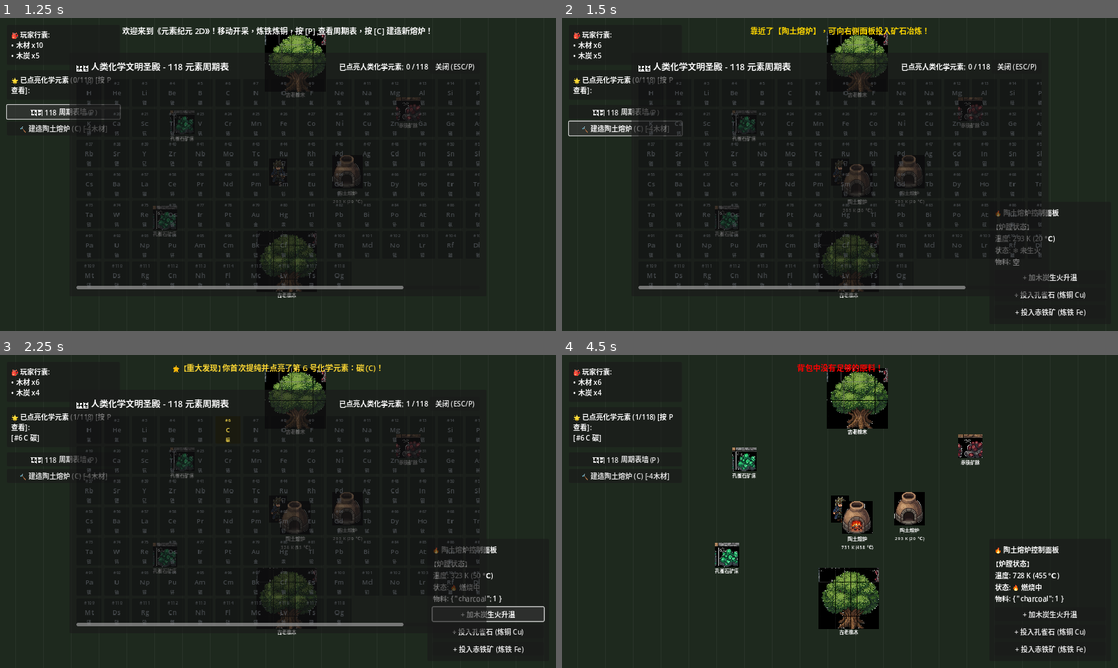
Above: before the commit, frames 1-4 (two rows, left to right).
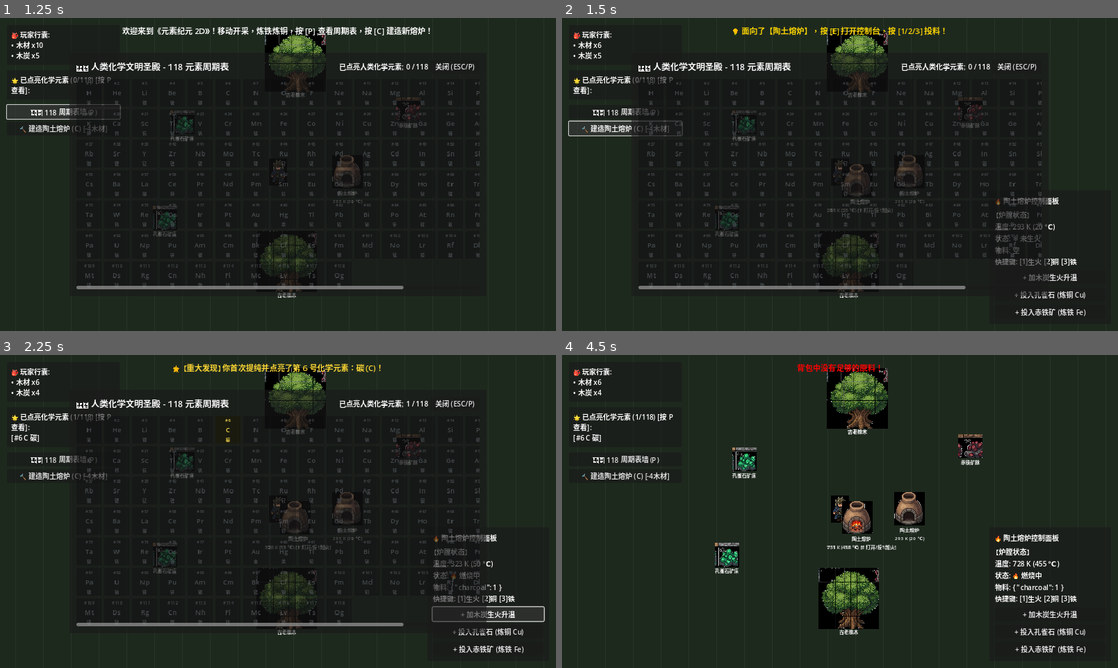
Above: after the commit, the same moments.

Repository: imlinhanchao/elemental-earth-2d
Game: Godot game, scene res://src/scenes/world.tscn
The game is run twice, just before and just after one commit, with the same random seed, the same clock (stepped at 60 frames per second) and the same inputs.
Inputs:
- Up to frame 1 (1.25 s): click "🏛️ 118 周期表墙 (P)" at 0.5 s
- Up to frame 2 (1.5 s): click "🔨 建造陶土熔炉 (C) [-4木材]" at 1.25 s
- Up to frame 3 (2.25 s): click "+ 加木炭生火升温" at 2 s
- Up to frame 4 (4.5 s): click "+ 投入孔雀石 (炼铜 Cu)" at 2.75 s; click "+ 投入赤铁矿 (炼铁 Fe)" at 3.5 s; click "关闭 (ESC/P)" at 4.25 s

Frame 1 is identical in both runs. In frame 2, 1.5% of the frame differs, in the area x 30-93%, y 2-80%; in frame 3, 0.9%; in frame 4, 1.2%.

Commit message:
feat: implement keyboard-first & gamepad-ready interaction model with raycast detection and quick actions

Diff:
--- a/project.godot
+++ b/project.godot
@@ -25,6 +25,84 @@
 window/stretch/mode="canvas_items"
 window/stretch/aspect="expand"
 
+[input]
+
+move_left={
+"deadzone": 0.5,
+"events": [Object(InputEventKey,"resource_local_to_scene":false,"resource_name":"","device":-1,"window_id":0,"alt_pressed":false,"shift_pressed":false,"ctrl_pressed":false,"meta_pressed":false,"pressed":false,"keycode":0,"physical_keycode":65,"key_label":0,"unicode":97,"echo":false,"script":null)
+, Object(InputEventKey,"resource_local_to_scene":false,"resource_name":"","device":-1,"window_id":0,"alt_pressed":false,"shift_pressed":false,"ctrl_pressed":false,"meta_pressed":false,"pressed":false,"keycode":0,"physical_keycode":4194319,"key_label":0,"unicode":0,"echo":false,"script":null)
+, Object(InputEventJoypadMotion,"resource_local_to_scene":false,"resource_name":"","device":-1,"axis":0,"axis_value":-1.0,"script":null)
+, Object(InputEventJoypadButton,"resource_local_to_scene":false,"resource_name":"","device":-1,"button_index":13,"pressure":0.0,"pressed":false,"script":null)
+]
+}
+move_right={
+"deadzone": 0.5,
+"events": [Object(InputEventKey,"resource_local_to_scene":false,"resource_name":"","device":-1,"window_id":0,"alt_pressed":false,"shift_pressed":false,"ctrl_pressed":false,"meta_pressed":false,"pressed":false,"keycode":0,"physical_keycode":68,"key_label":0,"unicode":100,"echo":false,"script":null)
+, Object(InputEventKey,"resource_local_to_scene":false,"resource_name":"","device":-1,"window_id":0,"alt_pressed":false,"shift_pressed":false,"ctrl_pressed":false,"meta_pressed":false,"pressed":false,"keycode":0,"physical_keycode":4194321,"key_label":0,"unicode":0,"echo":false,"script":null)
+, Object(InputEventJoypadMotion,"resource_local_to_scene":false,"resource_name":"","device":-1,"axis":0,"axis_value":1.0,"script":null)
+, Object(InputEventJoypadButton,"resource_local_to_scene":false,"resource_name":"","device":-1,"button_index":14,"pressure":0.0,"pressed":false,"script":null)
+]
+}
+move_up={
+"deadzone": 0.5,
+"events": [Object(InputEventKey,"resource_local_to_scene":false,"resource_name":"","device":-1,"window_id":0,"alt_pressed":false,"shift_pressed":false,"ctrl_pressed":false,"meta_pressed":false,"pressed":false,"keycode":0,"physical_keycode":87,"key_label":0,"unicode":119,"echo":false,"script":null)
+, Object(InputEventKey,"resource_local_to_scene":false,"resource_name":"","device":-1,"window_id":0,"alt_pressed":false,"shift_pressed":false,"ctrl_pressed":false,"meta_pressed":false,"pressed":false,"keycode":0,"physical_keycode":4194320,"key_label":0,"unicode":0,"echo":false,"script":null)
+, Object(InputEventJoypadMotion,"resource_local_to_scene":false,"resource_name":"","device":-1,"axis":1,"axis_value":-1.0,"script":null)
+, Object(InputEventJoypadButton,"resource_local_to_scene":false,"resource_name":"","device":-1,"button_index":11,"pressure":0.0,"pressed":false,"script":null)
+]
+}
+move_down={
+"deadzone": 0.5,
+"events": [Object(InputEventKey,"resource_local_to_scene":false,"resource_name":"","device":-1,"window_id":0,"alt_pressed":false,"shift_pressed":false,"ctrl_pressed":false,"meta_pressed":false,"pressed":false,"keycode":0,"physical_keycode":83,"key_label":0,"unicode":115,"echo":false,"script":null)
+, Object(InputEventKey,"resource_local_to_scene":false,"resource_name":"","device":-1,"window_id":0,"alt_pressed":false,"shift_pressed":false,"ctrl_pressed":false,"meta_pressed":false,"pressed":false,"keycode":0,"physical_keycode":4194322,"key_label":0,"unicode":0,"echo":false,"script":null)
+, Object(InputEventJoypadMotion,"resource_local_to_scene":false,"resource_name":"","device":-1,"axis":1,"axis_value":1.0,"script":null)
+, Object(InputEventJoypadButton,"resource_local_to_scene":false,"resource_name":"","device":-1,"button_index":12,"pressure":0.0,"pressed":false,"script":null)
+]
+}
+action_primary={
+"deadzone": 0.5,
+"events": [Object(InputEventKey,"resource_local_to_scene":false,"resource_name":"","device":-1,"window_id":0,"alt_pressed":false,"shift_pressed":false,"ctrl_pressed":false,"meta_pressed":false,"pressed":false,"keycode":0,"physical_keycode":32,"key_label":0,"unicode":32,"echo":false,"script":null)
+, Object(InputEventKey,"resource_local_to_scene":false,"resource_name":"","device":-1,"window_id":0,"alt_pressed":false,"shift_pressed":false,"ctrl_pressed":false,"meta_pressed":false,"pressed":false,"keycode":0,"physical_keycode":74,"key_label":0,"unicode":106,"echo":false,"script":null)
+, Object(InputEventJoypadButton,"resource_local_to_scene":false,"resource_name":"","device":-1,"button_index":0,"pressure":0.0,"pressed":false,"script":null)
+]
+}
+interact={
+"deadzone": 0.5,
+"events": [Object(InputEventKey,"resource_local_to_scene":false,"resource_name":"","device":-1,"window_id":0,"alt_pressed":false,"shift_pressed":false,"ctrl_pressed":false,"meta_pressed":false,"pressed":false,"keycode":0,"physical_keycode":69,"key_label":0,"unicode":101,"echo":false,"script":null)
+, Object(InputEventJoypadButton,"resource_local_to_scene":false,"resource_name":"","device":-1,"button_index":2,"pressure":0.0,"pressed":false,"script":null)
+]
+}
+open_periodic={
+"deadzone": 0.5,
+"events": [Object(InputEventKey,"resource_local_to_scene":false,"resource_name":"","device":-1,"window_id":0,"alt_pressed":false,"shift_pressed":false,"ctrl_pressed":false,"meta_pressed":false,"pressed":false,"keycode":0,"physical_keycode":80,"key_label":0,"unicode":112,"echo":false,"script":null)
+, Object(InputEventJoypadButton,"resource_local_to_scene":false,"resource_name":"","device":-1,"button_index":4,"pressure":0.0,"pressed":false,"script":null)
+]
+}
+open_build={
+"deadzone": 0.5,
+"events": [Object(InputEventKey,"resource_local_to_scene":false,"resource_name":"","device":-1,"window_id":0,"alt_pressed":false,"shift_pressed":false,"ctrl_pressed":false,"meta_pressed":false,"pressed":false,"keycode":0,"physical_keycode":67,"key_label":0,"unicode":99,"echo":false,"script":null)
+, Object(InputEventKey,"resource_local_to_scene":false,"resource_name":"","device":-1,"window_id":0,"alt_pressed":false,"shift_pressed":false,"ctrl_pressed":false,"meta_pressed":false,"pressed":false,"keycode":0,"physical_keycode":66,"key_label":0,"unicode":98,"echo":false,"script":null)
+, Object(InputEventJoypadButton,"resource_local_to_scene":false,"resource_name":"","device":-1,"button_index":3,"pressure":0.0,"pressed":false,"script":null)
+]
+}
+quick_action_1={
+"deadzone": 0.5,
+"events": [Object(InputEventKey,"resource_local_to_scene":false,"resource_name":"","device":-1,"window_id":0,"alt_pressed":false,"shift_pressed":false,"ctrl_pressed":false,"meta_pressed":false,"pressed":false,"keycode":0,"physical_keycode":49,"key_label":0,"unicode":49,"echo":false,"script":null)
+, Object(InputEventJoypadButton,"resource_local_to_scene":false,"resource_name":"","device":-1,"button_index":9,"pressure":0.0,"pressed":false,"script":null)
+]
+}
+quick_action_2={
+"deadzone": 0.5,
+"events": [Object(InputEventKey,"resource_local_to_scene":false,"resource_name":"","device":-1,"window_id":0,"alt_pressed":false,"shift_pressed":false,"ctrl_pressed":false,"meta_pressed":false,"pressed":false,"keycode":0,"physical_keycode":50,"key_label":0,"unicode":50,"echo":false,"script":null)
+, Object(InputEventJoypadButton,"resource_local_to_scene":false,"resource_name":"","device":-1,"button_index":10,"pressure":0.0,"pressed":false,"script":null)
+]
+}
+quick_action_3={
+"deadzone": 0.5,
+"events": [Object(InputEventKey,"resource_local_to_scene":false,"resource_name":"","device":-1,"window_id":0,"alt_pressed":false,"shift_pressed":false,"ctrl_pressed":false,"meta_pressed":false,"pressed":false,"keycode":0,"physical_keycode":51,"key_label":0,"unicode":51,"echo":false,"script":null)
+]
+}
+
 [rendering]
 
 textures/canvas_textures/default_texture_filter=0
--- a/src/scenes/furnace.gd
+++ b/src/scenes/furnace.gd
@@ -18,6 +18,7 @@
 var tex_cold: Texture2D
 
 func _ready() -> void:
+	add_to_group("furnace")
 	tex_hot = load("res://assets/sprites/furnace_hot.png")
 	tex_cold = load("res://assets/sprites/furnace_cold.png")
 
@@ -58,14 +59,14 @@
 	if sprite != null:
 		if buffer.temperature > 500.0:
 			sprite.texture = tex_hot
-			# 炉火脉动轻微呼吸
 			sprite.scale = Vector2(0.32, 0.32) * (1.0 + 0.03 * sin(Time.get_ticks_msec() * 0.01))
 		else:
 			sprite.texture = tex_cold
 			sprite.scale = Vector2(0.32, 0.32)
 
 	if label_status != null:
-		label_status.text = "陶土熔炉\n%d K (%d ℃)" % [int(buffer.temperature), int(buffer.temperature - 273.15)]
+		var fuel_hint = " [E 打开/按1加火]" if is_player_nearby else ""
+		label_status.text = "陶土熔炉\n%d K (%d ℃)%s" % [int(buffer.temperature), int(buffer.temperature - 273.15), fuel_hint]
 
 func _input_event(_viewport: Viewport, event: InputEvent, _shape_idx: int) -> void:
 	if event is InputEventMouseButton and event.button_index == MOUSE_BUTTON_LEFT and event.pressed:
@@ -77,7 +78,7 @@
 		is_active_fire = true
 		burn_timer += 18.0
 		buffer.add_substance("charcoal", 1.0)
-		GameState.post_notice("🔥 向熔炉投入木炭燃料，炉膛升起熊熊烈火！", Color.ORANGE)
+		GameState.post_notice("🔥 [按键1] 向熔炉投入木炭燃料，炉膛升起熊熊烈火！", Color.ORANGE)
 		return true
 	else:
 		GameState.post_notice("背包中没有木炭或木材可用作燃料！", Color.RED)
--- a/src/scenes/player.gd
+++ b/src/scenes/player.gd
@@ -1,35 +1,83 @@
 # player.gd
-# 像素科考探险员角色控制器
+# 键盘优先 & 手柄原生兼容的科考探险员控制器
 extends CharacterBody2D
 
 @export var speed: float = 240.0
 
 @onready var sprite = $Sprite2D
 @onready var camera = $Camera2D
+@onready var interact_detector = $InteractDetector
+
+var facing_vector: Vector2 = Vector2.DOWN
+var current_target: Area2D = null
 
 func _ready() -> void:
 	add_to_group("player")
+	if interact_detector:
+		interact_detector.area_entered.connect(_on_detector_area_entered)
+		interact_detector.area_exited.connect(_on_detector_area_exited)
 
 func _physics_process(_delta: float) -> void:
-	var dir = Vector2.ZERO
-	if Input.is_key_pressed(KEY_W) or Input.is_key_pressed(KEY_UP):
-		dir.y -= 1
-	if Input.is_key_pressed(KEY_S) or Input.is_key_pressed(KEY_DOWN):
-		dir.y += 1
-	if Input.is_key_pressed(KEY_A) or Input.is_key_pressed(KEY_LEFT):
-		dir.x -= 1
-	if Input.is_key_pressed(KEY_D) or Input.is_key_pressed(KEY_RIGHT):
-		dir.x += 1
+	# 原生支持键盘 WASD/方向键与手柄摇杆
+	var input_vector = Input.get_vector("move_left", "move_right", "move_up", "move_down")
 
-	velocity = dir.normalized() * speed
+	if input_vector != Vector2.ZERO:
+		facing_vector = input_vector.normalized()
+		# 更新交互探测器朝向
+		if interact_detector:
+			interact_detector.position = facing_vector * 32.0
+
+		# 精灵左右朝向与行走摇摆
+		if sprite:
+			if input_vector.x != 0:
+				sprite.flip_h = input_vector.x < 0
+			sprite.rotation = sin(Time.get_ticks_msec() * 0.015) * 0.08
+	else:
+		if sprite:
+			sprite.rotation = move_toward(sprite.rotation, 0.0, 0.05)
+
+	velocity = input_vector * speed
 	move_and_slide()
 
-	# 根据移动方向平滑翻转朝向
-	if dir.x != 0 and sprite != null:
-		sprite.flip_h = dir.x < 0
+func _unhandled_input(event: InputEvent) -> void:
+	# 动作键 1: 开采/敲击 (空格 / J / 手柄 A键)
+	if event.is_action_pressed("action_primary"):
+		_perform_primary_action()
+	# 动作键 2: 交互 (E / 手柄 X键)
+	elif event.is_action_pressed("interact"):
+		_perform_interact()
 
-	# 行走微小摆动动画
-	if dir != Vector2.ZERO and sprite != null:
-		sprite.rotation = sin(Time.get_ticks_msec() * 0.015) * 0.08
-	elif sprite != null:
-		sprite.rotation = move_toward(sprite.rotation, 0.0, 0.05)
+func _perform_primary_action() -> void:
+	# 敲击动画 (微小缩放与前冲反馈)
+	if sprite:
+		var tw = create_tween()
+		sprite.scale = Vector2(0.42, 0.28)
+		tw.tween_property(sprite, "scale", Vector2(0.35, 0.35), 0.12)
+
+	if current_target != null:
+		if current_target.has_method("mine_node"):
+			current_target.mine_node()
+		elif current_target.has_method("add_fuel"):
+			# 面向熔炉敲击空格快速添柴加火
+			current_target.add_fuel()
+	else:
+		GameState.post_notice("（面前空空如也，面向树木或矿脉按空格采集）", Color(0.7, 0.7, 0.7, 0.6))
+
+func _perform_interact() -> void:
+	if current_target != null:
+		if current_target.is_in_group("furnace") or current_target.name.begins_with("Furnace"):
+			# 触发熔炉交互事件
+			current_target.open_workbench_requested.emit(current_target)
+		elif current_target.has_method("mine_node"):
+			current_target.mine_node()
+
+func _on_detector_area_entered(area: Area2D) -> void:
+	current_target = area
+	if area.has_method("mine_node"):
+		GameState.post_notice("💡 面向了【%s】，按 [空格] 或 [J] 开采！" % area.get("item_name"), Color.YELLOW)
+	elif area.is_in_group("furnace") or area.name.begins_with("Furnace"):
+		GameState.post_notice("💡 面向了【陶土熔炉】，按 [E] 打开控制台，按 [1/2/3] 投料！", Color.GOLD)
+
+func _on_detector_area_exited(area: Area2D) -> void:
+	if current_target == area:
+		current_target = null
--- a/src/scenes/player.tscn
+++ b/src/scenes/player.tscn
@@ -1,10 +1,13 @@
-[gd_scene load_steps=4 format=3 uid="uid://ci8x72421390p"]
+[gd_scene load_steps=5 format=3 uid="uid://ci8x72421390p"]
 
 [ext_resource type="Script" path="res://src/scenes/player.gd" id="1_player"]
 [ext_resource type="Texture2D" path="res://assets/sprites/player.png" id="2_tex"]
 
 [sub_resource type="CircleShape2D" id="CircleShape2D_p3x9d"]
 radius = 20.0
+
+[sub_resource type="CircleShape2D" id="CircleShape2D_detect"]
+radius = 28.0
 
 [node name="Player" type="CharacterBody2D"]
 collision_layer = 1
@@ -24,3 +27,11 @@
 position_smoothing_speed = 8.0
 drag_horizontal_enabled = true
 drag_vertical_enabled = true
+
+[node name="InteractDetector" type="Area2D" parent="."]
+position = Vector2(0, 32)
+collision_layer = 0
+collision_mask = 6
+
+[node name="CollisionShape2D" type="CollisionShape2D" parent="InteractDetector"]
+shape = SubResource("CircleShape2D_detect")
--- a/src/ui/hud.gd
+++ b/src/ui/hud.gd
@@ -1,5 +1,5 @@
 # hud.gd
-# 游戏主界面 HUD 控制器
+# 游戏主界面 HUD 控制器 (纯键盘/手柄全功能支持)
 extends CanvasLayer
 
 signal build_furnace_requested
@@ -23,18 +23,33 @@
 	_update_elements_ui()
 
 func _unhandled_input(event: InputEvent) -> void:
-	if event is InputEventKey and event.pressed:
-		if event.keycode == KEY_P:
-			periodic_modal.toggle()
-		elif event.keycode == KEY_ESCAPE and periodic_modal.visible:
+	# 周期表快捷键 (P 键 / 手柄 Select)
+	if event.is_action_pressed("open_periodic"):
+		periodic_modal.toggle()
+	# 建造快捷键 (C 键 / B 键 / 手柄 Y)
+	elif event.is_action_pressed("open_build"):
+		_on_btn_build_furnace_pressed()
+	# ESC 关闭打开的弹窗
+	elif event is InputEventKey and event.pressed and event.keycode == KEY_ESCAPE:
+		if periodic_modal.visible:
 			periodic_modal.visible = false
-		elif event.keycode == KEY_C or event.keycode == KEY_B:
-			_on_btn_build_furnace_pressed()
+		elif furnace_panel.visible:
+			furnace_panel.visible = false
+	# 熔炉快捷投料键 (1 / 2 / 3 数字键)
+	elif current_nearby_furnace != null:
+		if event.is_action_pressed("quick_action_1"):
+			current_nearby_furnace.add_fuel()
+		elif event.is_action_pressed("quick_action_2"):
+			current_nearby_furnace.add_ore("malachite", 1)
+		elif event.is_action_pressed("quick_action_3"):
+			current_nearby_furnace.add_ore("iron_ore", 1)
+		elif event.is_action_pressed("interact"):
+			furnace_panel.visible = not furnace_panel.visible
 
 func _process(_delta: float) -> void:
-	if current_nearby_furnace != null:
+	if current_nearby_furnace != null and furnace_panel.visible:
 		var buf = current_nearby_furnace.buffer
-		furnace_info.text = "【炉膛状态】\n温度: %d K (%d ℃)\n状态: %s\n物料: %s" % [
+		furnace_info.text = "【炉膛状态】\n温度: %d K (%d ℃)\n状态: %s\n物料: %s\n快捷键: [1]生火 [2]铜 [3]铁" % [
 			int(buf.temperature),
 			int(buf.temperature - 273.15),
 			("🔥 燃烧中" if current_nearby_furnace.is_active_fire else "❄️ 未生火"),
Not shown, changed: README.md
